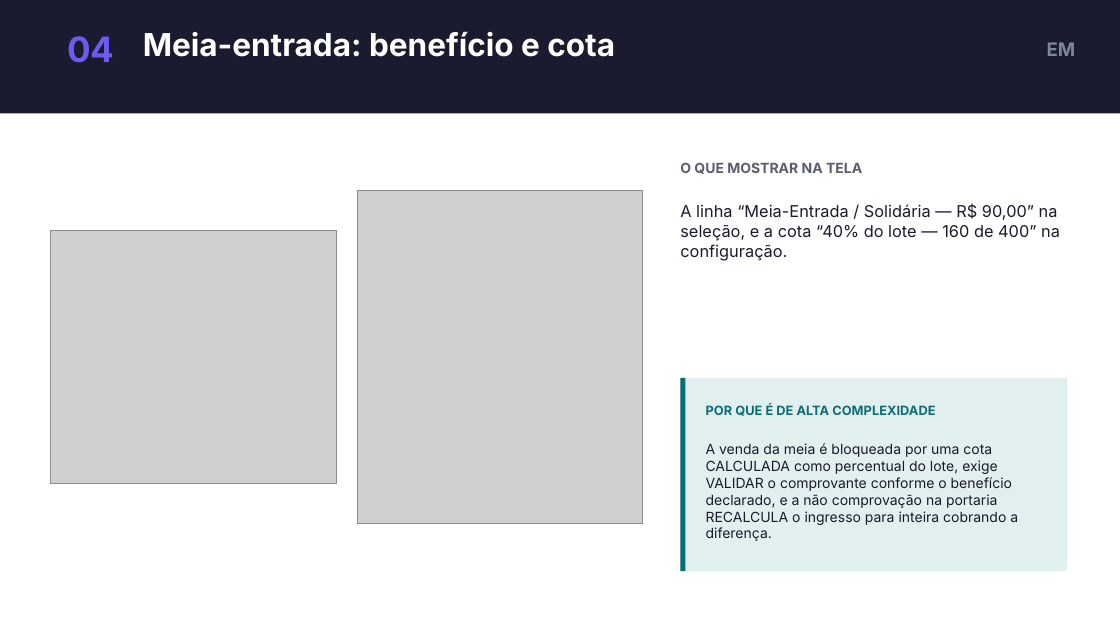
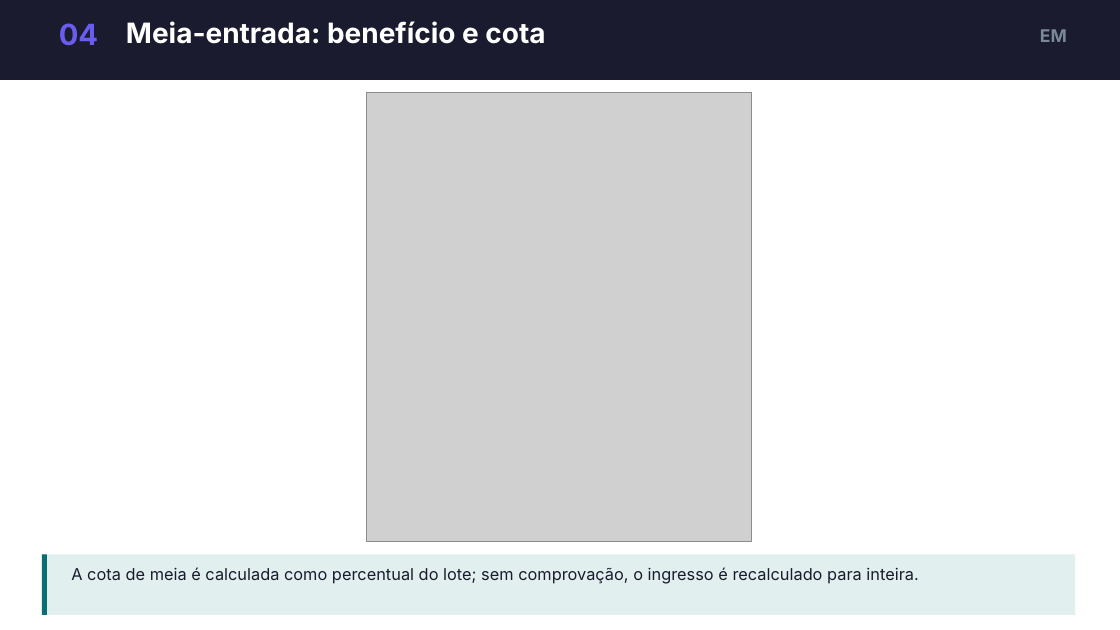
Before and after one commit to dudumalheiros/BilhetePass, a slide deck: slide 9 of docs/slides/BilhetePass-apresentacao.pptx (slide 8 before the commit). Drawn at 1120x630 pixels with LibreOffice and Linux fonts; fonts in the diff are those of the drawing; grey boxes stand for pictures. Boxes give left, top, right and bottom in pixels: in the first picture for what was removed or moved away, otherwise in the second. Text is boxed around its words. In the diff, an @@ line names an element or a change of style, - is before the commit and + after.

Commit message:
Aumenta as telas nos slides e move o detalhamento para as notas do apresentador

```diff
--- a/docs/slides/BilhetePass-apresentacao.pptx
+++ b/docs/slides/BilhetePass-apresentacao.pptx
@@ rectangle: place and size @@
-rectangle at [0, 0, 1120, 113]
+rectangle at [0, 0, 1120, 80]
@@ text "04": place and size @@
-text "04" at [67, 36, 114, 63]
+text "04" at [59, 23, 98, 46]
@@ text "04" at [59, 23, 98, 46]: size 30 to 25 pt @@
@@ text "Meia-entrada: benefício e cota": place and size @@
-text "Meia-entrada: benefício e cota" at [143, 32, 615, 57]
+text "Meia-entrada: benefício e cota" at [126, 21, 545, 44]
@@ text "Meia-entrada: benefício e cota" at [126, 21, 545, 44]: size 27 to 24 pt @@
@@ text "EM": place and size @@
-text "EM" at [1047, 42, 1076, 56]
+text "EM" at [1040, 29, 1067, 42]
@@ text "EM" at [1040, 29, 1067, 42]: size 16 to 15 pt @@
@@ picture: place and size @@
-picture at [357, 191, 643, 524]
+picture at [366, 92, 751, 542]
@@ text removed at [680, 162, 862, 174] @@
-O QUE MOSTRAR NA TELA
@@ text removed at [680, 204, 1060, 261] @@
-A linha “Meia-Entrada / Solidária — R$ 90,00” na seleção, e a cota “40% do lote — 160 de 400” na configuração.
@@ picture removed at [50, 231, 336, 484] @@
@@ rectangle removed at [681, 378, 1067, 571] @@
@@ rectangle removed at [681, 378, 686, 571] @@
@@ text removed at [706, 405, 935, 416] @@
-POR QUE É DE ALTA COMPLEXIDADE
@@ text removed at [706, 443, 1018, 541] @@
-A venda da meia é bloqueada por uma cota CALCULADA como percentual do lote, exige VALIDAR o comprovante conforme o benefício declarado, e a não comprovação na portaria RECALCULA o ingresso para inteira cobrando a diferença.
@@ rectangle added at [42, 555, 1075, 615], fill #E2EFEF @@
@@ rectangle added at [42, 555, 47, 615], fill #0B6E73 @@
@@ text added at [71, 567, 918, 584], 14 pt, text #1A1B2E @@
+A cota de meia é calculada como percentual do lote; sem comprovação, o ingresso é recalculado para inteira.
```
Also in this commit, not shown: 3 other slides changed, 7 slides added, 6 slides removed.
